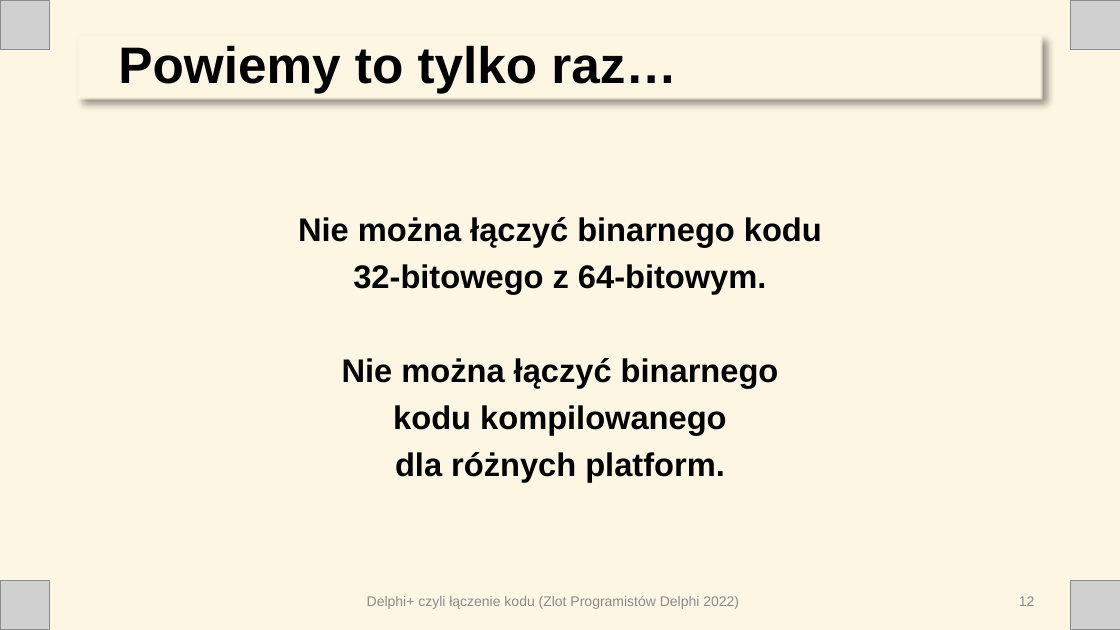
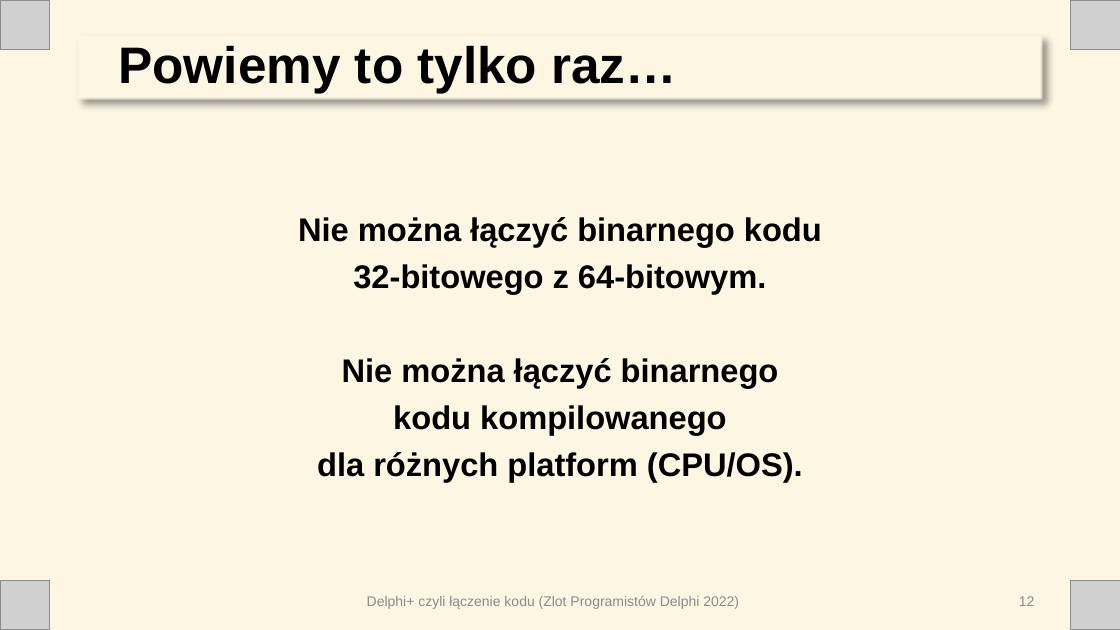
Before and after one commit to ttyrakow/zlot22, a slide deck: slide 12 of prezentacja/DelphiPlus.pptx. Drawn at 1120x630 pixels with LibreOffice and Linux fonts; fonts in the diff are those of the drawing; grey boxes stand for pictures. Boxes give left, top, right and bottom in pixels: in the first picture for what was removed or moved away, otherwise in the second. Text is boxed around its words. In the diff, an @@ line names an element or a change of style, - is before the commit and + after.

```diff
--- a/prezentacja/DelphiPlus.pptx
+++ b/prezentacja/DelphiPlus.pptx
@@ text at [317,452,803,482]: text changed @@
-dla różnych platform.
+dla różnych platform (CPU/OS).
```
Also in this commit, not shown: 5 other slides changed, 10 other files.
